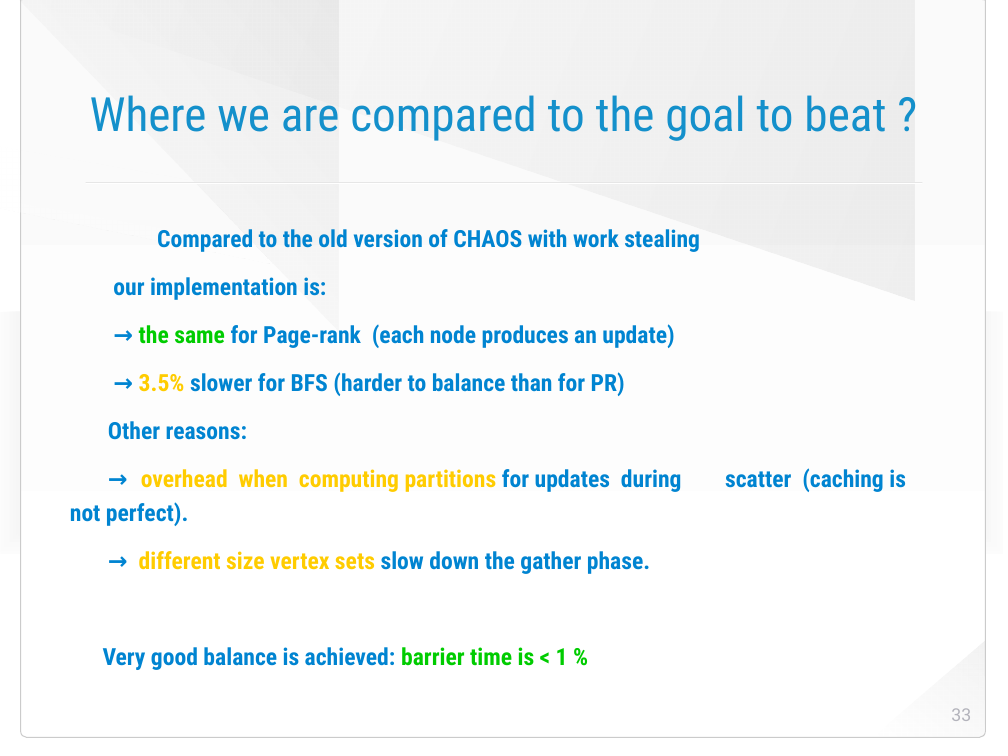
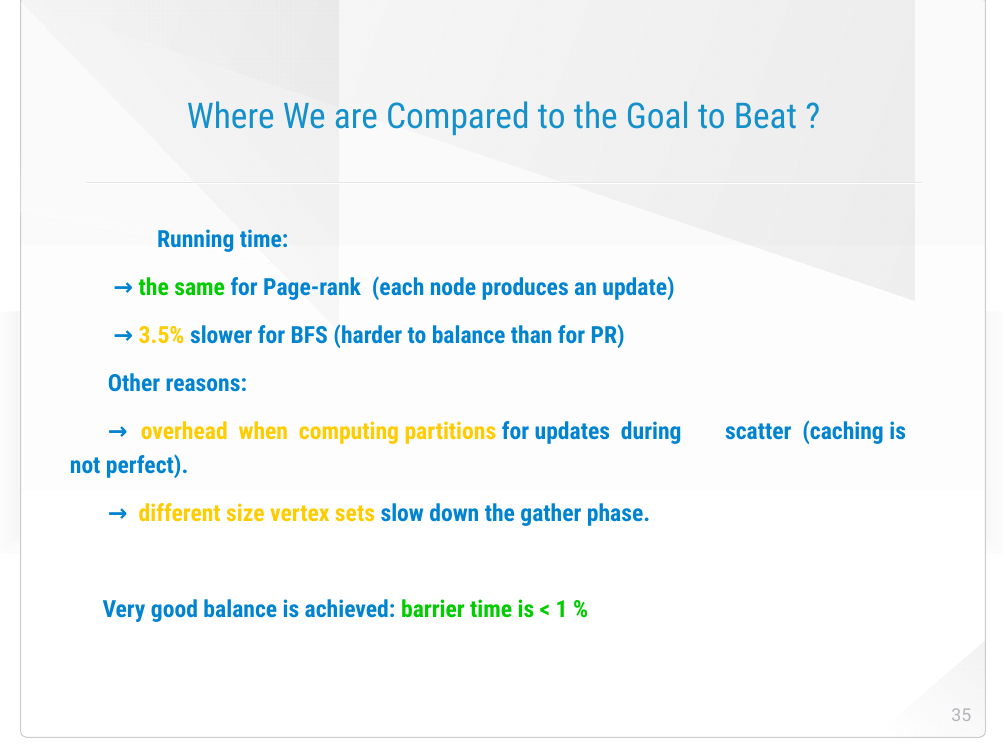
Before and after one commit to HaprianVlad/chaos, a slide deck: slide 35 of presentation.odp (slide 33 before the commit). Drawn at 1008x756 pixels with LibreOffice and Linux fonts; fonts in the diff are those of the drawing; background and template pictures are left out. Boxes give left, top, right and bottom in pixels: in the first picture for what was removed or moved away, otherwise in the second. Text is boxed around its words. In the diff, an @@ line names an element or a change of style, - is before the commit and + after.

```diff
--- a/presentation.odp
+++ b/presentation.odp
@@ title at [187,101,797,136]: text changed; size 48 to 36 pt @@
-Where we are compared to the goal to beat ?
+Where We are Compared to the Goal to Beat ?
@@ text at [157,229,289,252]: text changed @@
-Compared to the old version of CHAOS with work stealing
-our implementation is:
+Running time:
@@ page number at [951,708,971,721]: text changed @@
-33
+35
```
Also in this commit, not shown: 6 other slides changed, 4 slides added, 5 other files.
